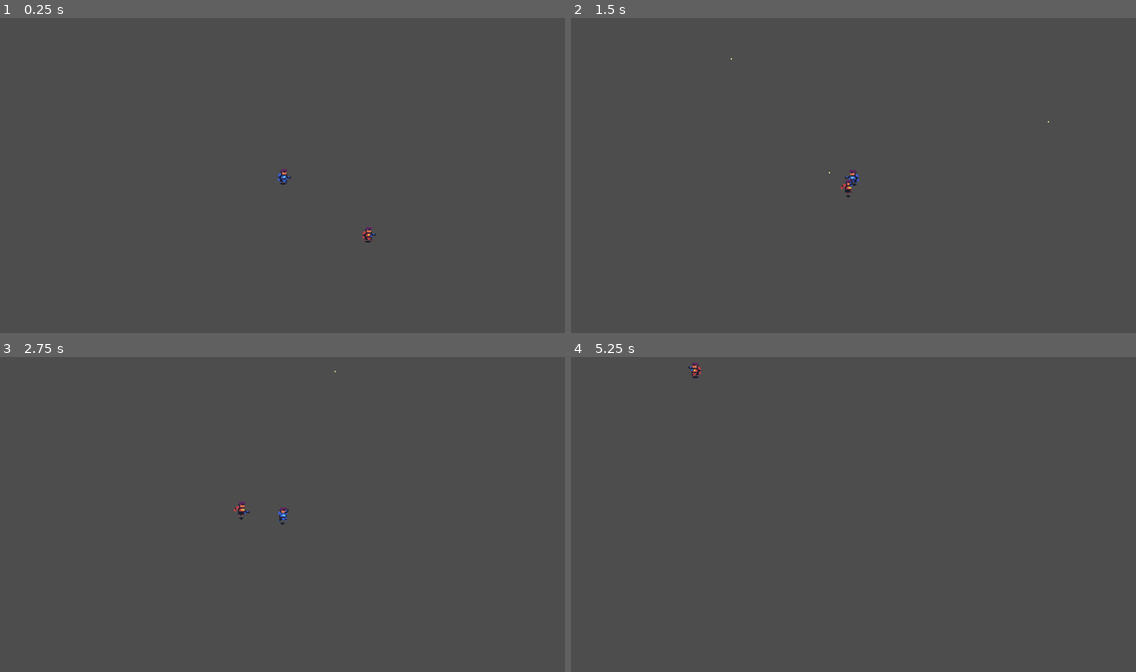
Above: before the commit, frames 1-4 (two rows, left to right).
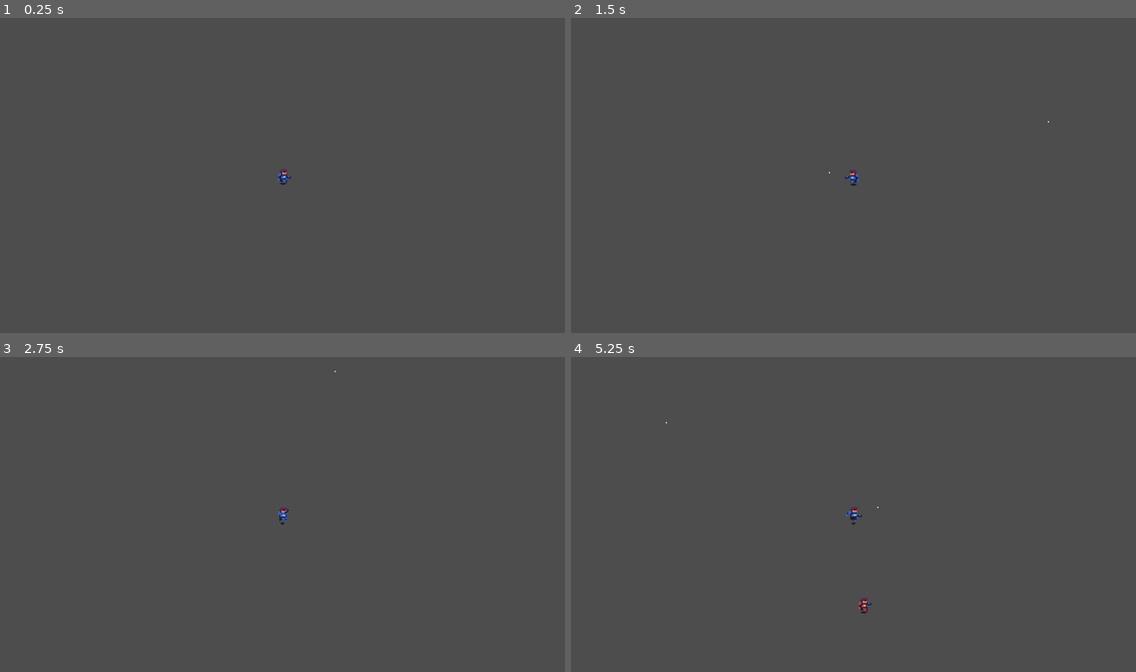
Above: after the commit, the same moments.

Repository: CatsArePanzers/godot-game-project
Game: Godot game, scene res://main.tscn
The game is run twice, just before and just after one commit, with the same random seed, the same clock (stepped at 60 frames per second) and the same inputs.
Inputs (mouse positions are in pixels of both pictures, inside the frame that each line leads up to):
- Up to frame 1 (0.25 s): no input
- Up to frame 2 (1.5 s): tap Enter at 0.5 s; move the mouse to (977, 159) at 0.52 s; hold D (move_right) 0.53-1.28 s; click (977, 159) at 0.6 s; move the mouse to (740, 191) at 1.27 s; hold S (move_down) from 1.28 s (still down); click (740, 191) at 1.35 s
- Up to frame 3 (2.75 s): tap Space at 2 s; move the mouse to (339, 445) at 2.02 s; release S (move_down) at 2.03 s; hold D (move_right) from 2.03 s (still down); click (339, 445) at 2.1 s
- Up to frame 4 (5.25 s): move the mouse to (825, 580) at 2.77 s; release D (move_right) at 2.78 s; hold W (move_up) 2.78-3.53 s; click (825, 580) at 2.85 s; move the mouse to (1023, 564) at 3.52 s; hold A (move_left) 3.53-5.03 s; click (1023, 564) at 3.6 s; move the mouse to (684, 467) at 4.27 s; click (684, 467) at 4.35 s; tap Enter at 5 s; move the mouse to (881, 514) at 5.02 s; hold S (move_down) from 5.03 s (still down); click (881, 514) at 5.1 s

The runs differ from the first frame. In frame 1, less than 0.1% of the frame differs, in the area x 64-67%, y 66-72%; in frame 2, less than 0.1%; in frame 3, less than 0.1%; in frame 4, 0.2%, in the area x 16-55%, y 1-82%.

Commit message:
fixed some bugs with enemy ai rotation

Diff:
--- a/entities/enemies/enemy.gd
+++ b/entities/enemies/enemy.gd
@@ -40,9 +40,6 @@
 	else:
 		animations.play("run")
 
-	if target == null:
-		return
-
 	if barrel.global_position.x - self.global_position.x < 0:
 		gun_sprite.flip_v = true
 		gun_sprite.offset = Vector2(0, -2)
--- a/entities/enemies/enemy_ai.gd
+++ b/entities/enemies/enemy_ai.gd
@@ -22,6 +22,8 @@
 @onready var detection_zone = $DetectionZone
 @onready var fov			= $DetectionZone/FOV
 
+@export var rotation_speed = PI * 0.7
+
 func set_weapon(new_weapon):
 	enemy = get_parent()
 	weapon = new_weapon
@@ -29,15 +31,18 @@
 func _ready():
 	pass # Replace with function body.
 
-func _process(_delta):
+func _process(delta):
 	match state:
 		State.IDLE:
 			pass
 		State.ATTACK:
 			if target != null and weapon != null:
-				var direction = weapon.global_position.direction_to(target.global_position).angle()
-				weapon.rotation 		= direction
-				detection_zone.rotation = direction + 1.75
+
+				var angle 	  = lerp_angle(weapon.rotation, (weapon.global_position.direction_to(target.global_position)).angle(), 1)
+				var direction = clamp(angle, weapon.rotation - (rotation_speed * delta), weapon.rotation + (rotation_speed * delta))
+				#print(weapon.rotation, weapon.global_position.direction_to(target.global_position).angle(), direction)
+				weapon.rotation = direction
+				detection_zone.rotation = weapon.rotation + PI/2
 				if $Cooldown.is_stopped():
 					weapon.shoot()
 					$Cooldown.start()
--- a/main.gd
+++ b/main.gd
@@ -5,9 +5,9 @@
 	%PathFollow2D.progress_ratio = randf()
 	new_enemy.global_position = %PathFollow2D.global_position
 	add_child(new_enemy)
-	var rand_rotation = randf() * PI * 4
+	var rand_rotation = randf() * PI * 2
 	new_enemy.gun.rotation 				 = rand_rotation
-	new_enemy.ai.detection_zone.rotation = rand_rotation + 1.75
+	new_enemy.ai.detection_zone.rotation = rand_rotation + PI/2
 
 func _ready():
 	pass
--- a/main.tscn
+++ b/main.tscn
@@ -1,8 +1,7 @@
-[gd_scene load_steps=6 format=3 uid="uid://ca0o866hwfhy8"]
+[gd_scene load_steps=5 format=3 uid="uid://ca0o866hwfhy8"]
 
 [ext_resource type="Script" path="res://main.gd" id="1_hkor1"]
 [ext_resource type="PackedScene" uid="uid://dluwqd4oqg0ws" path="res://entities/player/player.tscn" id="2_diwyk"]
-[ext_resource type="PackedScene" uid="uid://bfvl2terb63tc" path="res://entities/enemies/enemy.tscn" id="5_0rasj"]
 [ext_resource type="Script" path="res://weapons/bullet_manager.gd" id="5_bl2cg"]
 
 [sub_resource type="Curve2D" id="Curve2D_8pse0"]
@@ -19,9 +18,7 @@
 script = ExtResource("5_bl2cg")
 
 [node name="Player" parent="." instance=ExtResource("2_diwyk")]
-
-[node name="Enemy" parent="." instance=ExtResource("5_0rasj")]
-position = Vector2(240, 164)
+health = 500
 
 [node name="Path2D" type="Path2D" parent="."]
 curve = SubResource("Curve2D_8pse0")
@@ -32,7 +29,7 @@
 rotation = 3.14159
 
 [node name="Spawner" type="Timer" parent="."]
-wait_time = 10.0
+wait_time = 5.0
 autostart = true
 
 [connection signal="timeout" from="Spawner" to="." method="_on_spawner_timeout"]
